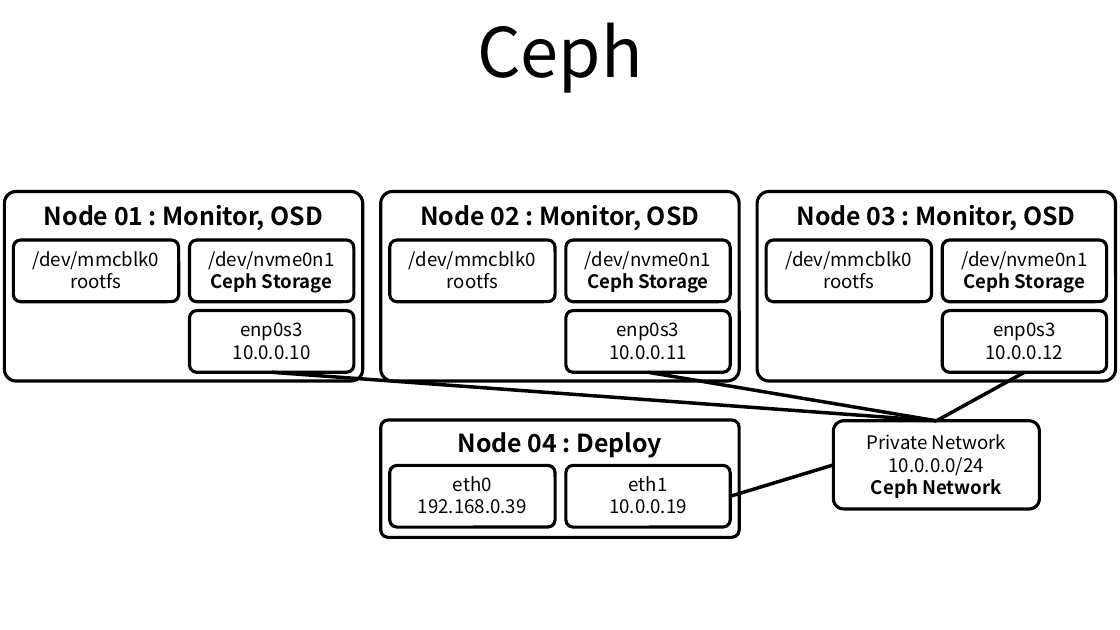
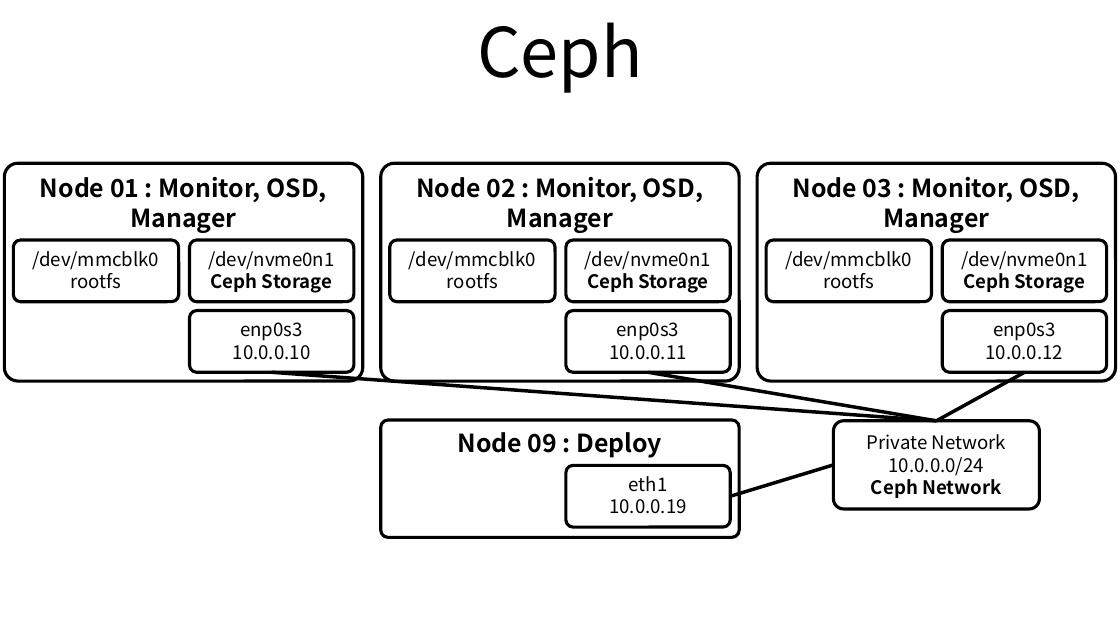
Before and after one commit to ssup2/blog-old, a slide deck: slide 2 of images/record/ODROID-H2_Cluster_Build/ODROID-H2_Cluster_Build.pptx. Drawn at 1120x630 pixels with LibreOffice and Linux fonts; fonts in the diff are those of the drawing. Boxes give left, top, right and bottom in pixels: in the first picture for what was removed or moved away, otherwise in the second. Text is boxed around its words. In the diff, an @@ line names an element or a change of style, - is before the commit and + after.

```diff
--- a/images/record/ODROID-H2_Cluster_Build/ODROID-H2_Cluster_Build.pptx
+++ b/images/record/ODROID-H2_Cluster_Build/ODROID-H2_Cluster_Build.pptx
@@ rounded rectangle "Node 01 : Monitor, OSD, ...": place and size @@
-rounded rectangle "Node 01 : Monitor, OSD, ..." at [4,192,363,381]
+rounded rectangle "Node 01 : Monitor, OSD, ..." at [4,164,363,382]
@@ text in rounded rectangle at [40,177,326,233]: text changed @@
-Node 01 : Monitor, OSD
+Node 01 : Monitor, OSD, Manager
@@ rounded rectangle "Node 02 : Monitor, OSD, ...": place and size @@
-rounded rectangle "Node 02 : Monitor, OSD, ..." at [381,192,739,381]
+rounded rectangle "Node 02 : Monitor, OSD, ..." at [381,164,739,382]
@@ text in rounded rectangle at [416,177,703,233]: text changed @@
-Node 02 : Monitor, OSD
+Node 02 : Monitor, OSD, Manager
@@ rounded rectangle "Node 03 : Monitor, OSD, ...": place and size @@
-rounded rectangle "Node 03 : Monitor, OSD, ..." at [757,192,1116,381]
+rounded rectangle "Node 03 : Monitor, OSD, ..." at [757,164,1116,382]
@@ text in rounded rectangle at [793,177,1079,233]: text changed @@
-Node 03 : Monitor, OSD
+Node 03 : Monitor, OSD, Manager
@@ text in rounded rectangle at [458,432,662,458]: text changed @@
-Node 04 : Deploy
+Node 09 : Deploy
@@ rounded rectangle removed at [390,466,556,528] @@
-eth0
-192.168.0.39
```
Also in this commit, not shown: 2 other slides changed, 12 other files.
